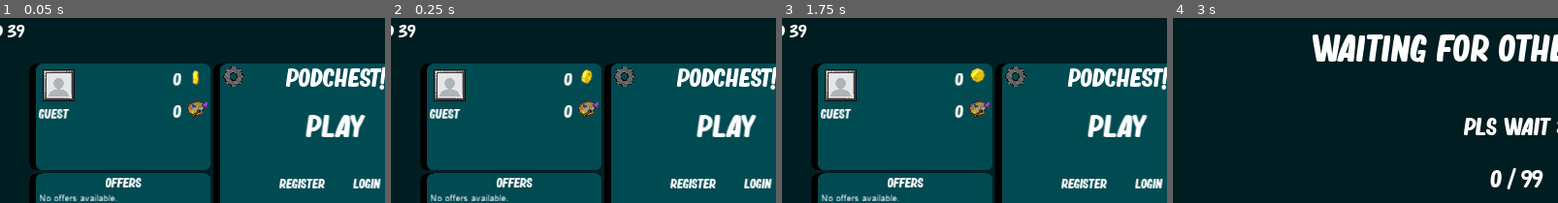
Above: before the commit, frames 1-4 (left to right).
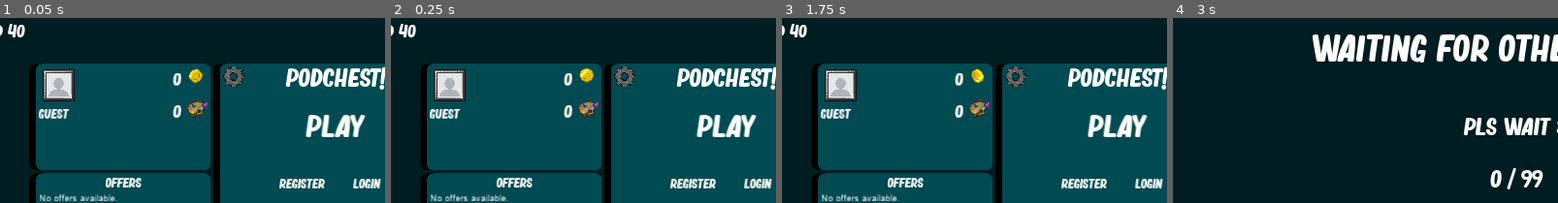
Above: after the commit, the same moments.

Repository: Ludermis/Podchest
Game: Godot game, scene res://Prefabs/Scenes/MainScene.tscn
The game is run twice, just before and just after one commit, with the same random seed, the same clock (stepped at 60 frames per second) and the same inputs.
Inputs (mouse positions are % of the whole screen's width and height, from its top left):
- Up to frame 1 (0.05 s): no input
- Up to frame 2 (0.25 s): no input
- Up to frame 3 (1.75 s): click "Play" at 0.5 s; click "Main Menu" at 1.25 s
- Up to frame 4 (3 s): click "Play" at 2 s; tap Enter at 2.75 s; move the mouse to (72, 44) at 2.77 s; hold D (right) from 2.78 s (still down); click (72, 44) at 2.85 s
The pictures show only the part of the screen within x 6-56%, y 0-50%; the shares and areas given below are measured in that part.

The runs differ from the first frame. In frame 1, 0.4% of the frame differs, in the area x 2-53%, y 3-37%; in frame 2, 0.4%; in frame 3, 0.4%; in frame 4, nothing differs.

Commit message:
Lynext
Build 40

Diff:
--- a/Prefabs/Scenes/MainScene.tscn
+++ b/Prefabs/Scenes/MainScene.tscn
@@ -481,6 +481,7 @@
 position = Vector2( 411.432, 42.1931 )
 scale = Vector2( 2, 2 )
 frames = SubResource( 13 )
+frame = 2
 playing = true
 
 [node name="APSprite" type="AnimatedSprite" parent="AccountPanel"]
--- a/Scripts/Base/Character.gd
+++ b/Scripts/Base/Character.gd
@@ -17,11 +17,7 @@
 
 func set_pos(value):
 	pos = value
-	if Client.selfPeerID != id:
-		position = pos
-	else:
-		if position.distance_to(pos) > 64.0:
-			position = pos
+	position = pos
 
 func setSkin (newSkin):
 	skin = newSkin
--- a/Scripts/Global/Vars.gd
+++ b/Scripts/Global/Vars.gd
@@ -1,6 +1,6 @@
 extends Node
 
-var serverIP = "163.172.223.38"
+var serverIP = "213.142.156.10"
 var serverPort = 27015
 var dirtCount = 0
 var dirts = {}
@@ -15,7 +15,7 @@
 var time : float = 0 setget ,getTime
 var objects = {}
 var ping = 9999
-var build = "39"
+var build = "40"
 var buildConfirmed = false
 var newBuildIfMineWrong
 var friction = 0.2
